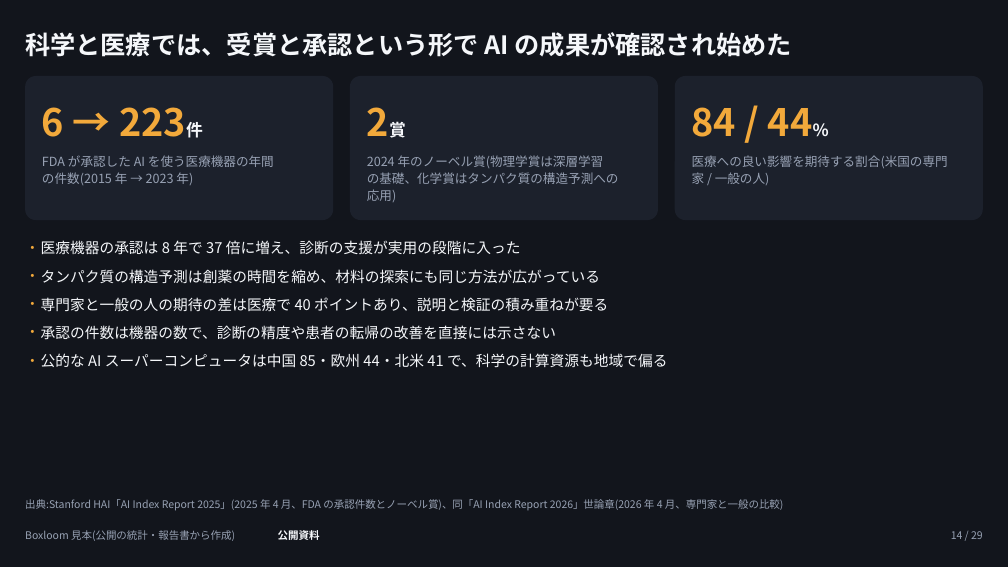
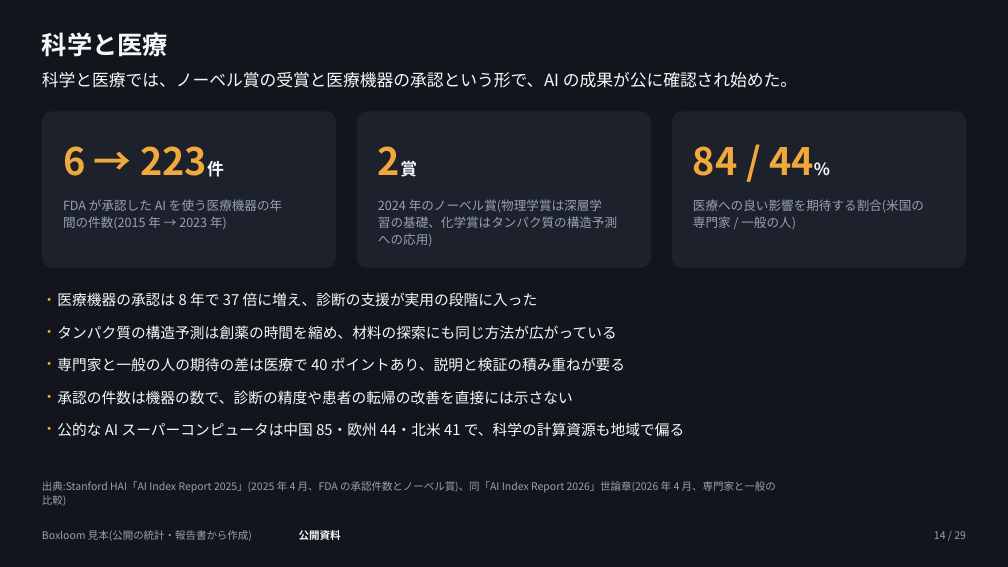
Before and after one commit to tjst-t/boxloom, a slide deck: slide 14 of boxloom/out/ai_society_dark.pptx. Drawn at 1008x567 pixels with LibreOffice and Linux fonts; fonts in the diff are those of the drawing. Boxes give left, top, right and bottom in pixels: in the first picture for what was removed or moved away, otherwise in the second. Text is boxed around its words. In the diff, an @@ line names an element or a change of style, - is before the commit and + after.

```diff
--- a/boxloom/out/ai_society_dark.pptx
+++ b/boxloom/out/ai_society_dark.pptx
@@ title at [42, 32, 168, 57]: text changed @@
-科学と医療では、受賞と承認という形で AI の成果が確認され始めた
+科学と医療
@@ text added at [42, 72, 797, 88], 16 pt, text #F5F7FA @@
+科学と医療では、ノーベル賞の受賞と医療機器の承認という形で、AI の成果が公に確認され始めた。
@@ proportions changed in 3 elements at [357, 111, 651, 268], [672, 111, 966, 268], [42, 111, 337, 268] @@
@@ rounded rectangle: place and size @@
-rounded rectangle at [25, 76, 333, 221]
+rounded rectangle at [42, 111, 337, 268]
@@ rounded rectangle: place and size @@
-rounded rectangle at [350, 76, 658, 221]
+rounded rectangle at [357, 111, 651, 268]
@@ rounded rectangle: place and size @@
-rounded rectangle at [675, 76, 983, 221]
+rounded rectangle at [672, 111, 966, 268]
@@ text "6 → 223件": place and size @@
-text "6 → 223件" at [42, 107, 64, 137]
+text "6 → 223件" at [63, 146, 85, 176]
@@ text "2賞" rewrapped from [367, 93, 641, 144] to [378, 132, 630, 183] @@
@@ text "84 / 44%": place and size @@
-text "84 / 44%" at [692, 107, 813, 137]
+text "84 / 44%" at [693, 146, 814, 176]
@@ text at [63, 199, 282, 229]: spaces changed @@
-FDA が承認した AI を使う医療機器の年間
-の件数(2015 年 → 2023 年)
+FDA が承認した AI を使う医療機器の年
+間の件数(2015 年 → 2023 年)
@@ text at [378, 199, 617, 246]: spaces changed @@
-2024 年のノーベル賞(物理学賞は深層学習
-の基礎、化学賞はタンパク質の構造予測への
-応用)
+2024 年のノーベル賞(物理学賞は深層学
+習の基礎、化学賞はタンパク質の構造予測
+への応用)
@@ text at [693, 199, 924, 229]: spaces changed @@
-医療への良い影響を期待する割合(米国の専門
-家 / 一般の人)
+医療への良い影響を期待する割合(米国の
+専門家 / 一般の人)
@@ text "医療機器の承認は 8 年で 37 倍に増え、診断の支援が実用の段階に入った": place and size @@
-text "医療機器の承認は 8 年で 37 倍に増え、診断の支援が実用の段階に入った" at [41, 240, 521, 255]
+text "医療機器の承認は 8 年で 37 倍に増え、診断の支援が実用の段階に入った" at [57, 292, 538, 307]
@@ text "タンパク質の構造予測は創薬の時間を縮め、材料の探索にも同じ方法が広がっている": place and size @@
-text "タンパク質の構造予測は創薬の時間を縮め、材料の探索にも同じ方法が広がっている" at [41, 269, 600, 284]
+text "タンパク質の構造予測は創薬の時間を縮め、材料の探索にも同じ方法が広がっている" at [57, 325, 616, 339]
@@ text "専門家と一般の人の期待の差は医療で 40 ポイントあり、説明と検証の積み重ねが要る": place and size @@
-text "専門家と一般の人の期待の差は医療で 40 ポイントあり、説明と検証の積み重ねが要る" at [41, 297, 608, 312]
+text "専門家と一般の人の期待の差は医療で 40 ポイントあり、説明と検証の積み重ねが要る" at [57, 357, 625, 372]
@@ text "承認の件数は機器の数で、診断の精度や患者の転帰の改善を直接には示さない": place and size @@
-text "承認の件数は機器の数で、診断の精度や患者の転帰の改善を直接には示さない" at [41, 325, 556, 340]
+text "承認の件数は機器の数で、診断の精度や患者の転帰の改善を直接には示さない" at [57, 390, 572, 405]
@@ text "公的な AI スーパーコンピュータは中国 85・欧州 44・北米 ...": place and size @@
-text "公的な AI スーパーコンピュータは中国 85・欧州 44・北米 ..." at [41, 353, 667, 367]
+text "公的な AI スーパーコンピュータは中国 85・欧州 44・北米 ..." at [57, 422, 684, 436]
@@ text at [42, 481, 776, 506]: text changed @@
-出典:Stanford HAI「AI Index Report 2025」(2025 年 4 月、FDA の承認件数とノーベル賞)、同「AI Index Report 2026」世論章(2026 年 4 月、専門家と一般の比較)
+出典:Stanford HAI「AI Index Report 2025」(2025 年 4 月、FDA の承認件数とノーベル賞)、同「AI Index Report 2026」世論章(2026 年 4 月、専門家と一般の
+比較)
@@ text "Boxloom 見本(公開の統計・報告書から作成)": place and size @@
-text "Boxloom 見本(公開の統計・報告書から作成)" at [25, 530, 235, 541]
+text "Boxloom 見本(公開の統計・報告書から作成)" at [42, 530, 252, 541]
@@ text "公開資料": place and size @@
-text "公開資料" at [278, 530, 320, 540]
+text "公開資料" at [299, 530, 341, 540]
@@ text "14 / 29": place and size @@
-text "14 / 29" at [951, 531, 983, 539]
+text "14 / 29" at [934, 531, 966, 539]
```
Also in this commit, not shown: 28 other slides changed, 38 other files.
